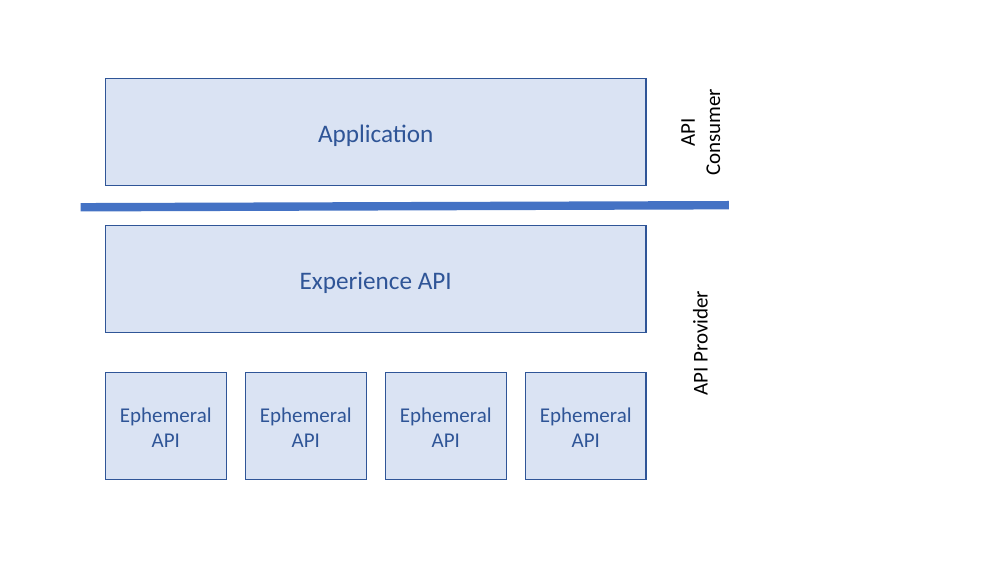
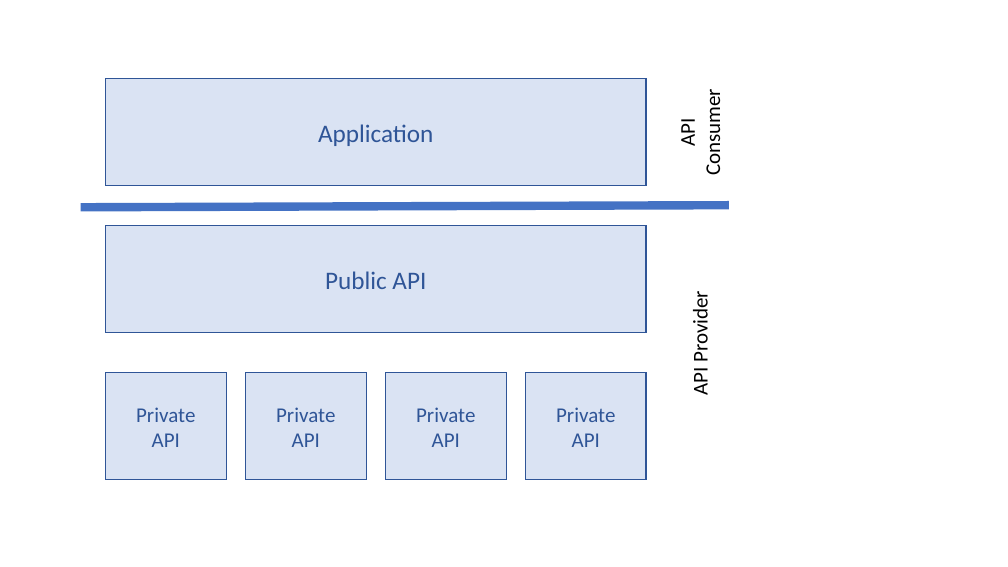
Before and after one commit to dret/lectures, a slide deck: slide 1 of modules/img/apis-application-layers.pptx. Drawn at 1008x567 pixels with LibreOffice and Linux fonts; fonts in the diff are those of the drawing. Boxes give left, top, right and bottom in pixels: in the first picture for what was removed or moved away, otherwise in the second. Text is boxed around its words. In the diff, an @@ line names an element or a change of style, - is before the commit and + after.

Commit message:
changing terminology

```diff
--- a/modules/img/apis-application-layers.pptx
+++ b/modules/img/apis-application-layers.pptx
@@ text in rectangle at (325, 271, 426, 289): text changed @@
-Experience API
+Public API
@@ text in rectangle at (136, 407, 195, 447): text changed @@
-Ephemeral API
+Private
+API
@@ text in rectangle at (276, 407, 335, 447): text changed @@
-Ephemeral API
+Private
+API
@@ text in rectangle at (416, 407, 475, 447): text changed @@
-Ephemeral API
+Private
+API
@@ text in rectangle at (556, 407, 615, 447): text changed @@
-Ephemeral API
+Private
+API
```
